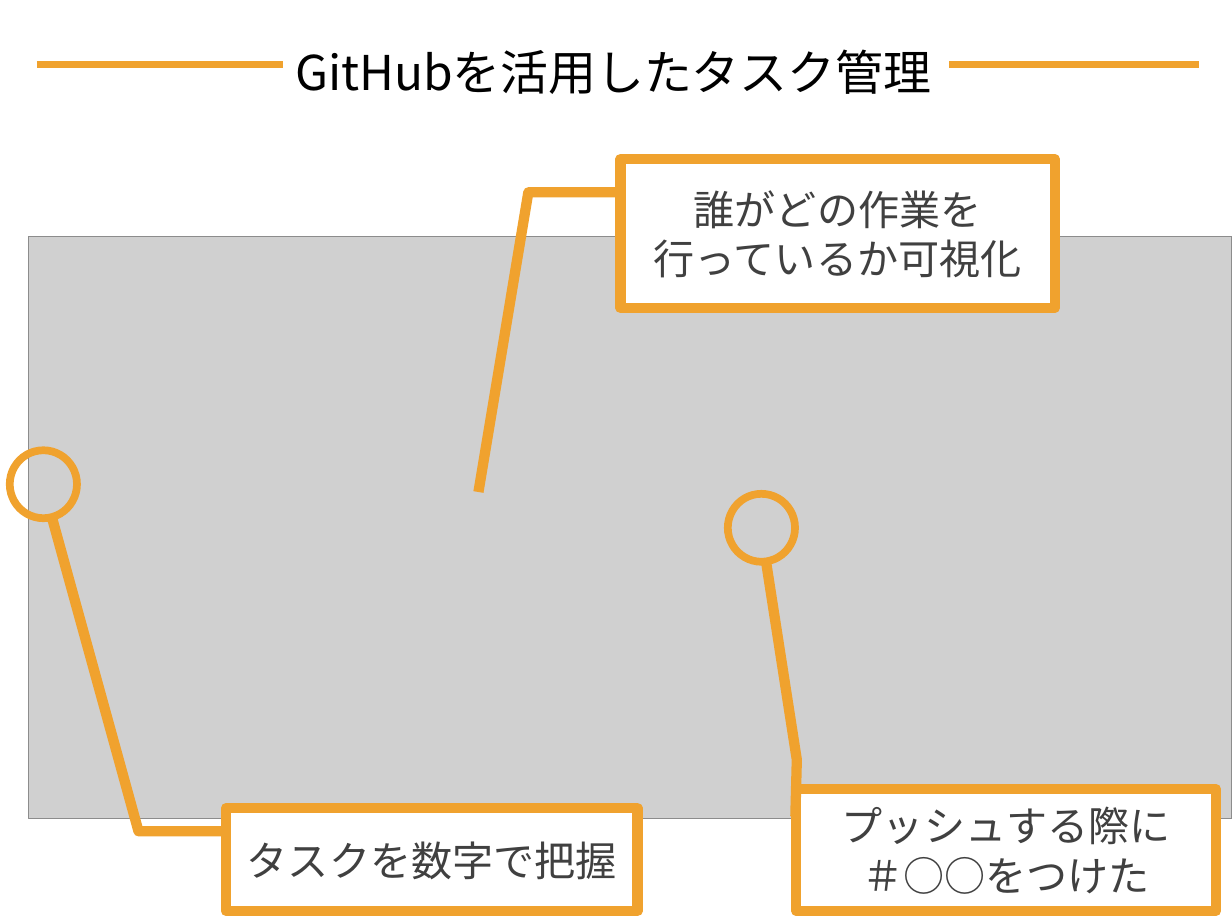
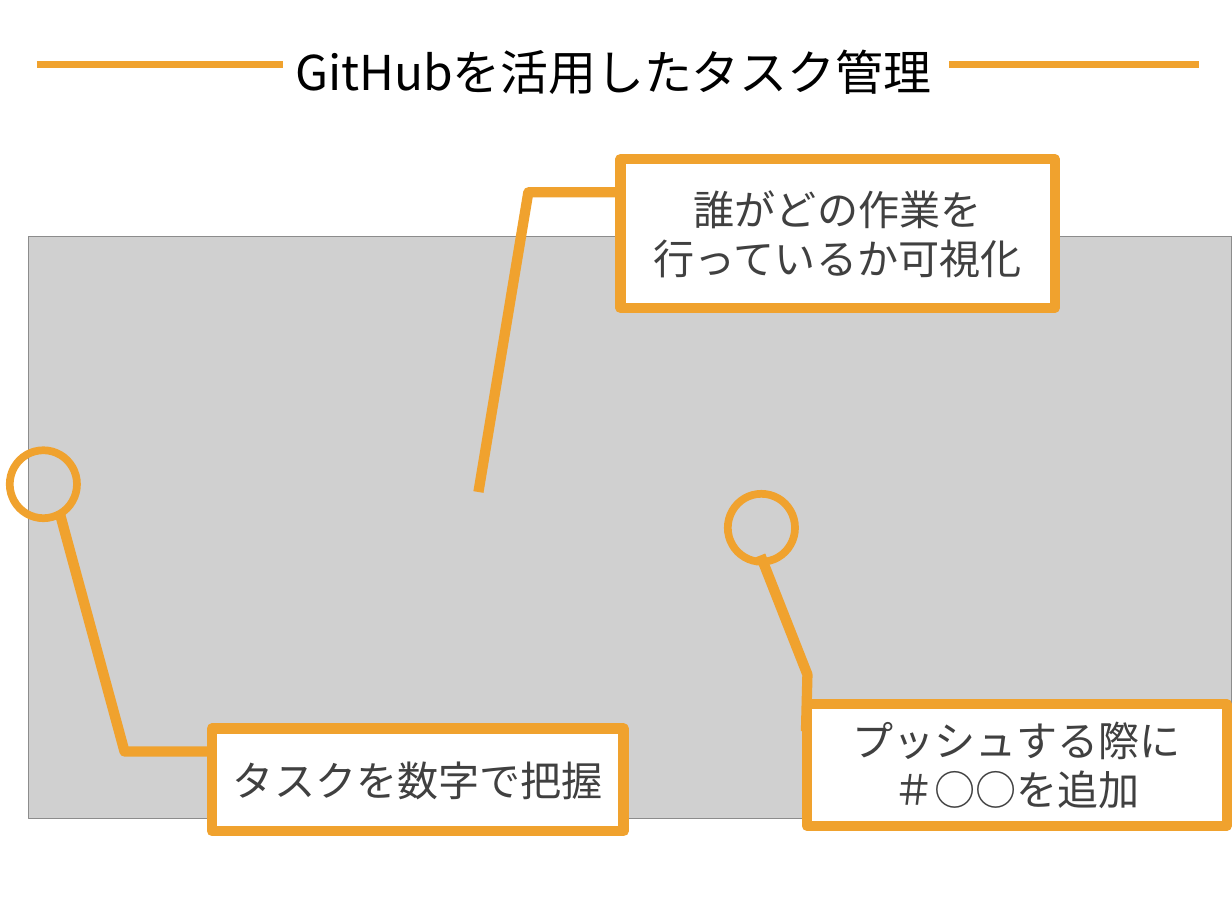
Before and after one commit to DOJO-2021/D-2, a slide deck: slide 31 of documents/プレゼン/Knowledge Holder_清書版.pptx (slide 27 before the commit). Drawn at 1232x924 pixels with LibreOffice and Linux fonts; fonts in the diff are those of the drawing; grey boxes stand for pictures. Boxes give left, top, right and bottom in pixels: in the first picture for what was removed or moved away, otherwise in the second. Text is boxed around its words. In the diff, an @@ line names an element or a change of style, - is before the commit and + after.

```diff
--- a/documents/プレゼン/Knowledge Holder_清書版.pptx
+++ b/documents/プレゼン/Knowledge Holder_清書版.pptx
@@ border callout "プッシュする際に" at (x1=807, y1=703, x2=1227, y2=825): proportions changed @@
@@ border callout "プッシュする際に" moved from (x1=796, y1=790, x2=1216, y2=912) to (x1=807, y1=703, x2=1227, y2=825) @@
@@ border callout "タスクを数字で把握" moved from (x1=225, y1=808, x2=637, y2=910) to (x1=212, y1=728, x2=623, y2=830) @@
@@ border callout "タスクを数字で把握" at (x1=212, y1=728, x2=623, y2=830): proportions changed @@
@@ text in border callout at (x1=894, y1=770, x2=1140, y2=808): text changed @@
-＃○○をつけた
+＃○○を追加
```
Also in this commit, not shown: 13 other slides changed, 8 slides added, 4 slides removed.
